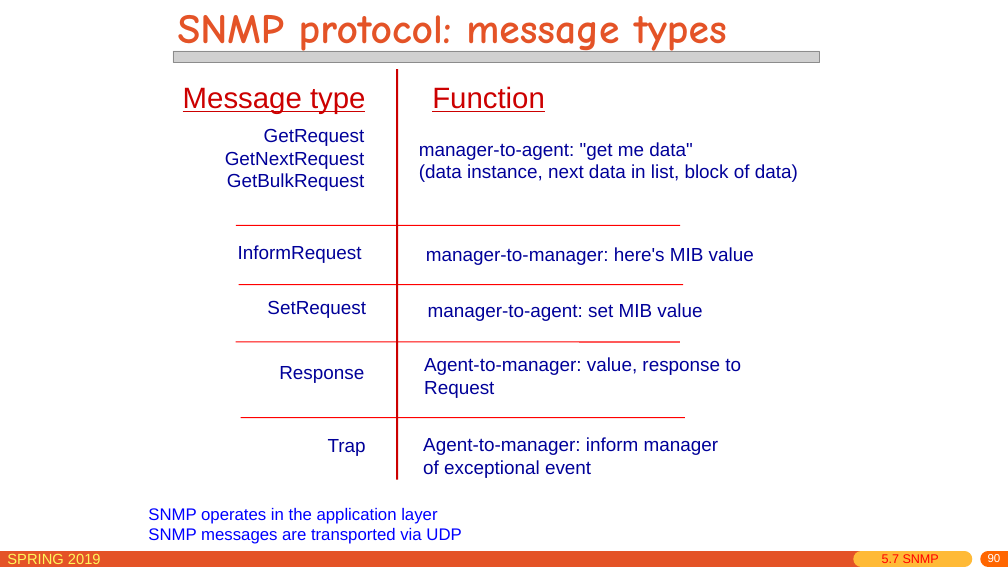
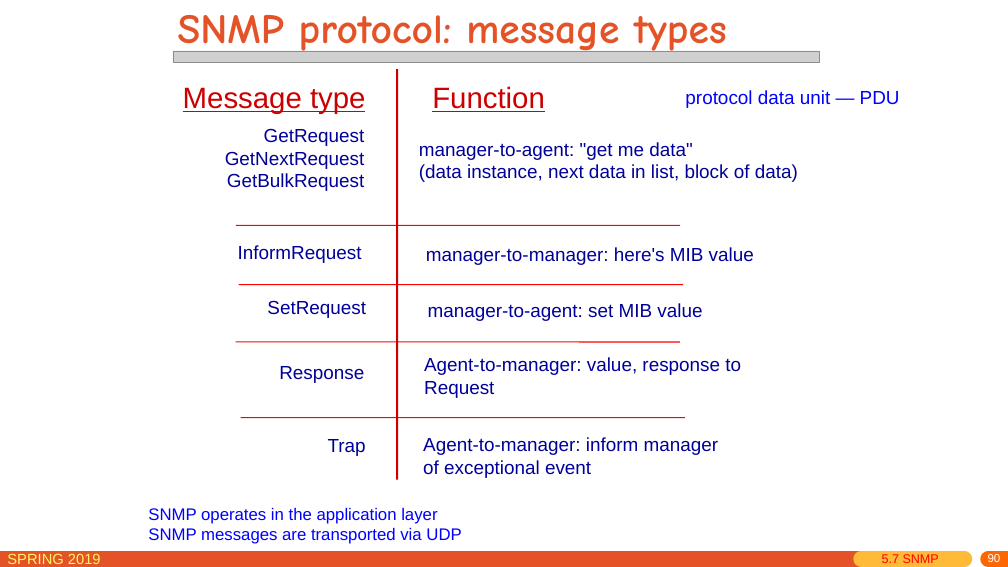
Before and after one commit to jichenghu/PPT_networkDistributed, a slide deck: slide 90 of chapter5.pptx. Drawn at 1008x567 pixels with LibreOffice and Linux fonts; fonts in the diff are those of the drawing; grey boxes stand for pictures. Boxes give left, top, right and bottom in pixels: in the first picture for what was removed or moved away, otherwise in the second. Text is boxed around its words. In the diff, an @@ line names an element or a change of style, - is before the commit and + after.

Commit message:
minor change

```diff
--- a/chapter5.pptx
+++ b/chapter5.pptx
@@ text added at <box>685,90,900,108</box>, 18 pt, text #0000FF @@
+protocol data unit — PDU
```
Also in this commit, not shown: 2 other slides changed.
